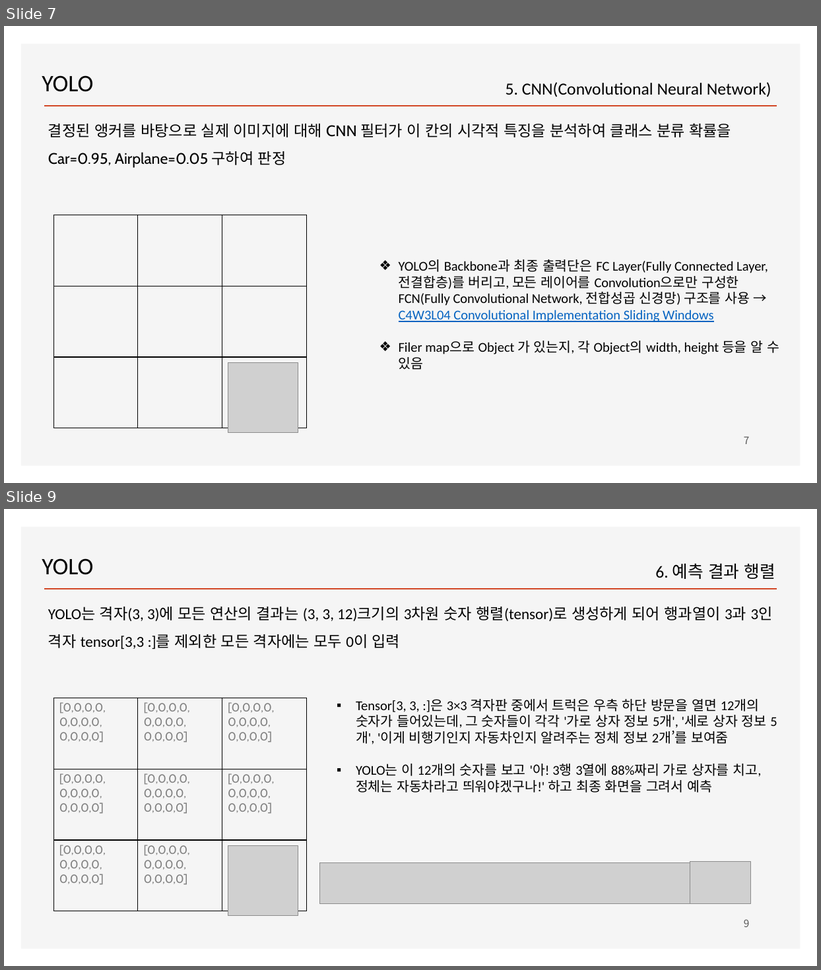
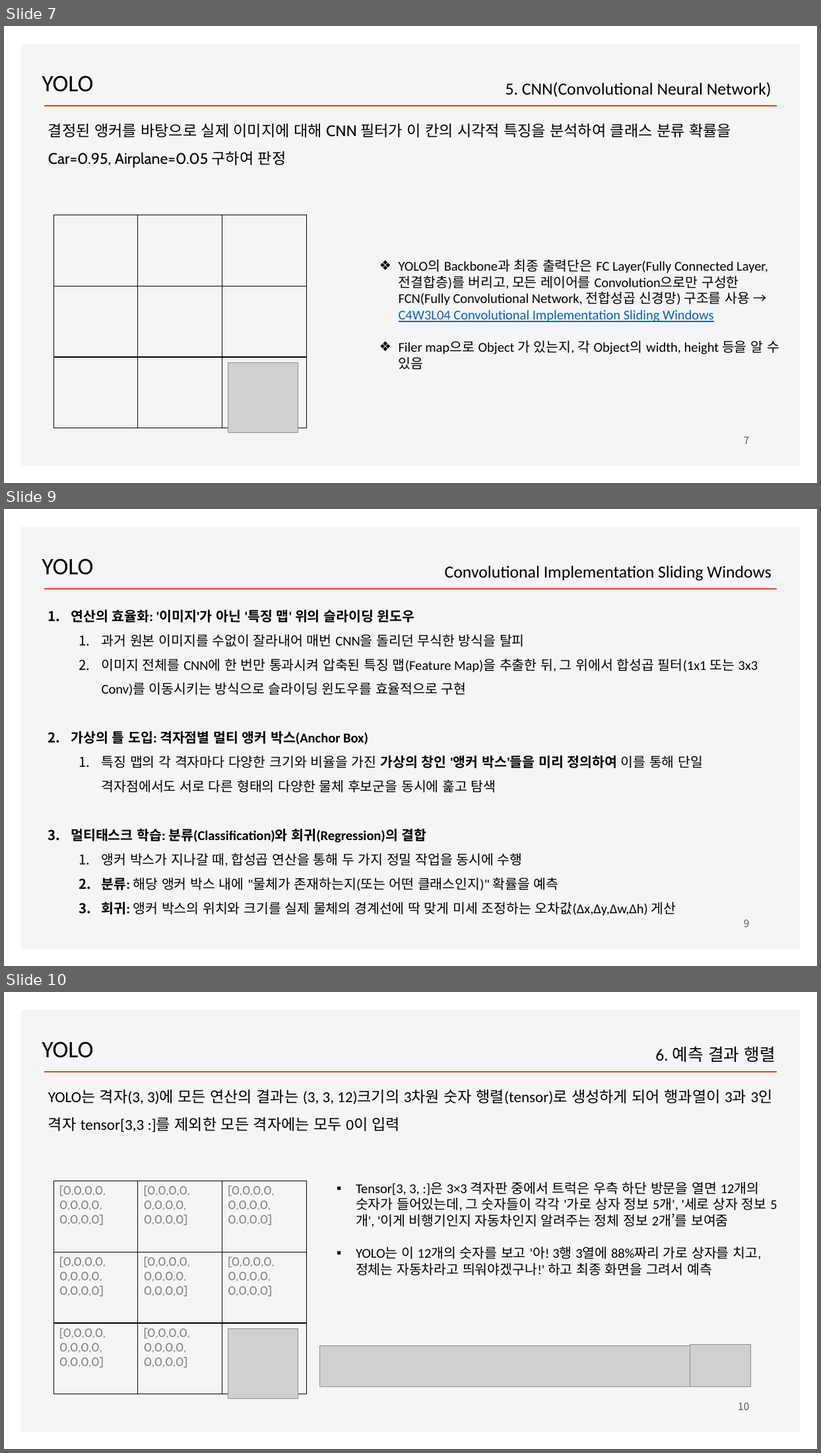
Before and after one commit to ancestor9/2026_Fall_Deep-Learning-with-Python, a slide deck: CNN/Object detection_YOLO.pptx. Shown one above the other, each under a label of ours: slides 7 and 9 before the commit, slides 7, 9 and 10 after it; the slides between them are not shown. The pictures are 821x970 and 821x1453 pixels, drawn with LibreOffice and Linux fonts; fonts in the diff are those of the drawing; grey boxes stand for pictures; background and template pictures are left out. Boxes give left, top, right and bottom in pixels: in the first picture for what was removed or moved away, otherwise in the second. Text is boxed around its words. In the diff, an @@ line names an element or a change of style, - is before the commit and + after.

```diff
--- a/CNN/Object detection_YOLO.pptx
+++ b/CNN/Object detection_YOLO.pptx
@@ slide 9 added at [4,509,817,966], background #FFFFFF; not listed: 2 template elements that a slide beside it also shows @@
@@ text added at [42,559,93,575], 28 pt, text #000000 @@
+YOLO
@@ text added at [445,566,771,581], 20 pt, text #000000 @@
+Convolutional Implementation Sliding Windows
@@ text added at [71,609,758,916], 16 pt, text #000000 @@
+1. 연산의 효율화: '이미지'가 아닌 '특징 맵' 위의 슬라이딩 윈도우
+  1. 과거 원본 이미지를 수없이 잘라내어 매번 CNN을 돌리던 무식한 방식을 탈피
+  2. 이미지 전체를 CNN에 한 번만 통과시켜 압축된 특징 맵(Feature Map)을 추출한 뒤, 그 위에서 합성곱 필터(1x1 또는 3x3 Conv)를 이동시키는 방식으로 슬라이딩 윈도우를 효율적으로 구현
+2. 가상의 틀 도입: 격자점별 멀티 앵커 박스(Anchor Box)
+  1. 특징 맵의 각 격자마다 다양한 크기와 비율을 가진 가상의 창인 '앵커 박스'들을 미리 정의하여 이를 통해 단일 격자점에서도 서로 다른 형태의 다양한 물체 후보군을 동시에 훑고 탐색
+3. 멀티태스크 학습: 분류(Classification)와 회귀(Regression)의 결합
+  1. 앵커 박스가 지나갈 때, 합성곱 연산을 통해 두 가지 정밀 작업을 동시에 수행
+  2. 분류: 해당 앵커 박스 내에 "물체가 존재하는지(또는 어떤 클래스인지)" 확률을 예측
+  3. 회귀: 앵커 박스의 위치와 크기를 실제 물체의 경계선에 딱 맞게 미세 조정하는 오차값(Δx,Δy,Δw,Δh) 게산
@@ page number added at [744,920,750,927], 12 pt, text #595959 @@
+9
@@ what was slide 9 is now slide 10 @@
@@ page number at [738,1403,749,1410]: text changed @@
-9
+10
```
Also in this commit, not shown: 1 slide changed.
